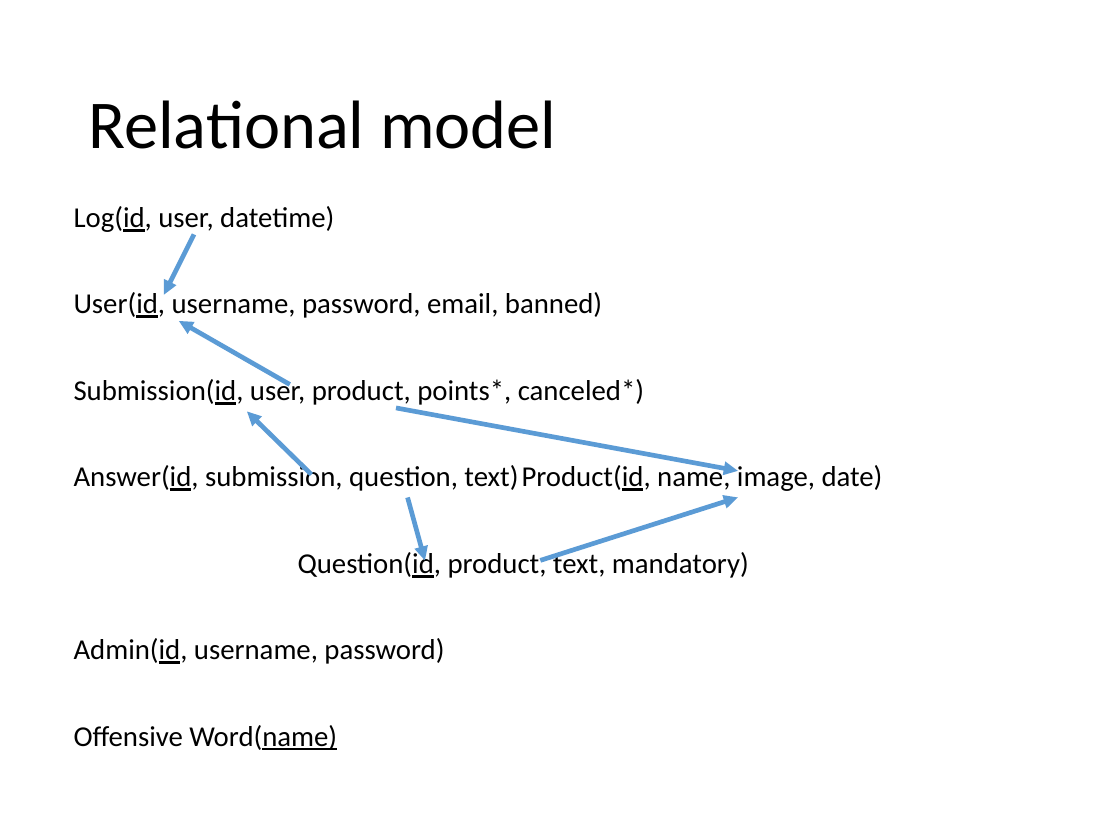
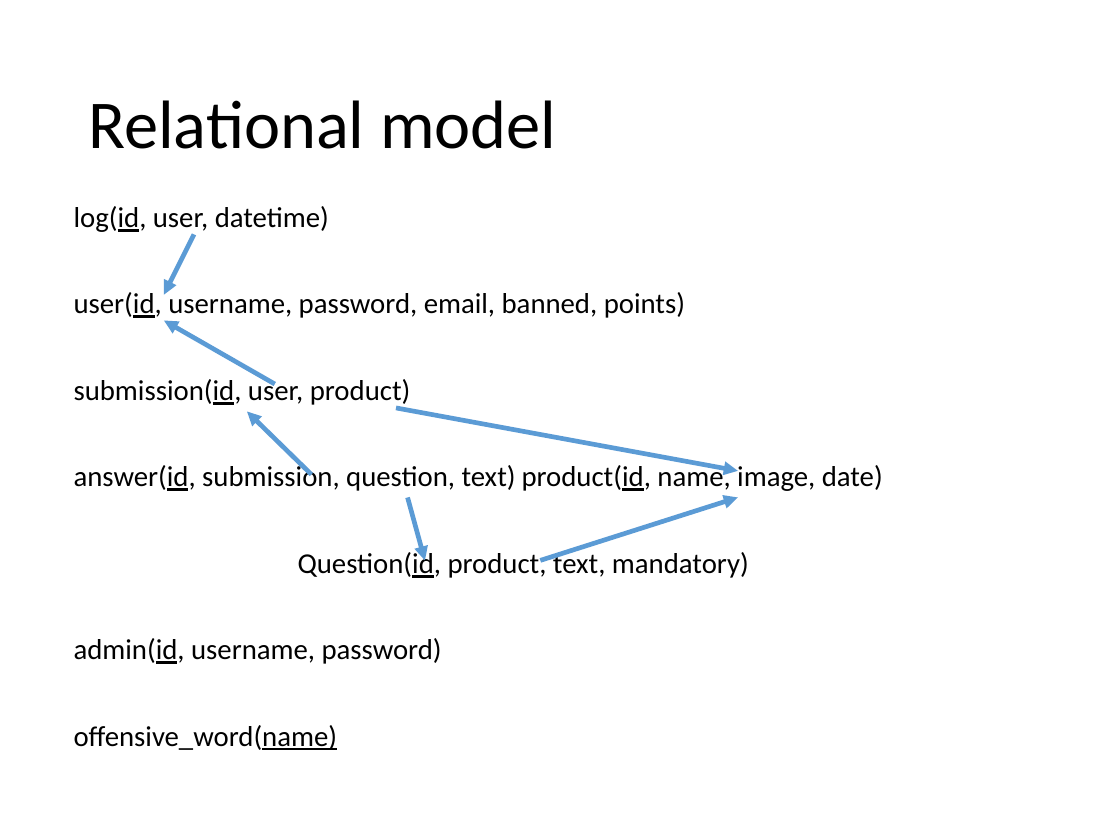
Before and after one commit to Danielededo/Gamified-marketing-application-DB2, a slide deck: slide 5 of Documentation/Presentation.pptx. Drawn at 1120x840 pixels with LibreOffice and Linux fonts; fonts in the diff are those of the drawing. Boxes give left, top, right and bottom in pixels: in the first picture for what was removed or moved away, otherwise in the second. Text is boxed around its words. In the diff, an @@ line names an element or a change of style, - is before the commit and + after.

```diff
--- a/Documentation/Presentation.pptx
+++ b/Documentation/Presentation.pptx
@@ text at bbox=[74, 206, 883, 491]: text changed @@
-Log(id, user, datetime)
-User(id, username, password, email, banned)
-Submission(id, user, product, points*, canceled*)
-Answer(id, submission, question, text) Product(id, name, image, date)
+log(id, user, datetime)
+user(id, username, password, email, banned, points)
+submission(id, user, product)
+answer(id, submission, question, text) product(id, name, image, date)
@@ arrow moved from (290, 384) - (179, 321) to (274, 384) - (164, 320) @@
@@ text at bbox=[74, 638, 442, 750]: text changed @@
-Admin(id, username, password)
-Offensive Word(name)
+admin(id, username, password)
+offensive_word(name)
```
Also in this commit, not shown: 1 other slide changed.
